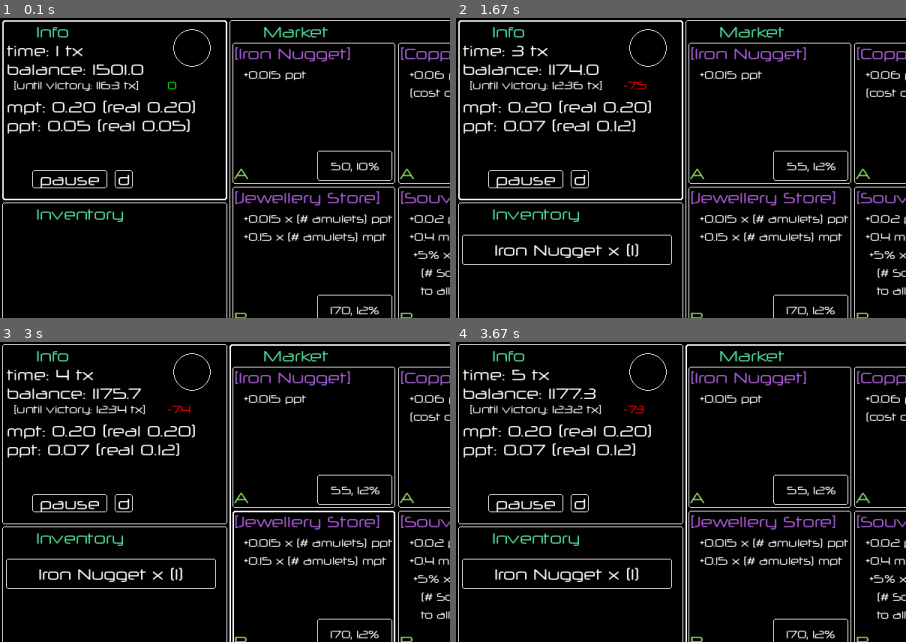
Above: before the commit, frames 1-4 (two rows, left to right).
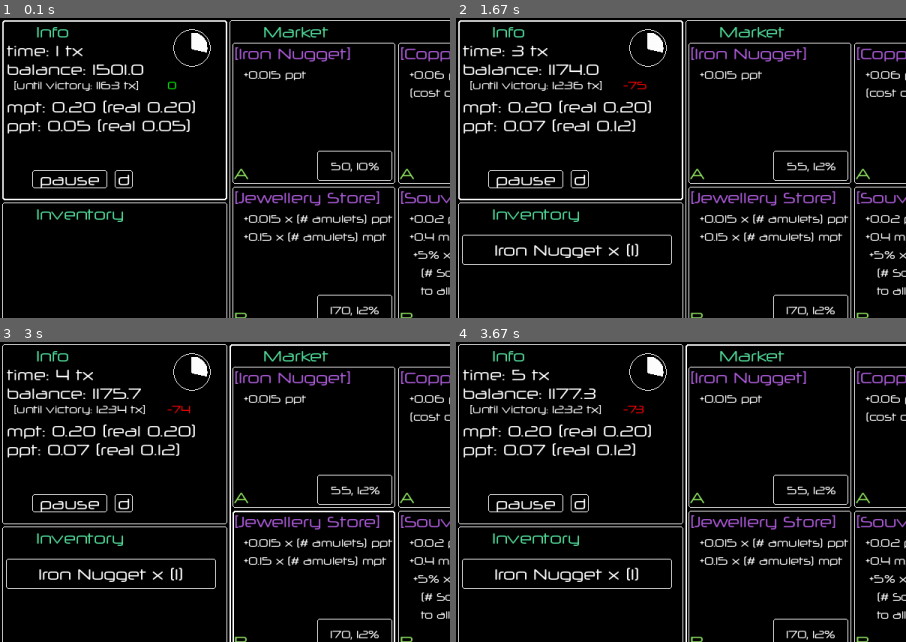
Above: after the commit, the same moments.

Repository: rayannott/economygame
Game: pygame game, started from main.py
The game is run twice, just before and just after one commit, with the same random seed, the same clock (stepped at 60 frames per second) and the same inputs.
Inputs (mouse positions are % of the whole screen's width and height, from its top left):
- Up to frame 1 (0.1 s): no input
- Up to frame 2 (1.67 s): click "50, 10%" at 0.38 s; click (60, 72) at 0.72 s; click (19, 35) at 1.05 s; click (24, 13) at 1.38 s
- Up to frame 3 (3 s): click (52, 16) at 1.72 s; click (45, 76) at 2.05 s; click (47, 33) at 2.38 s; click (36, 29) at 2.72 s
- Up to frame 4 (3.67 s): click (76, 41) at 3.05 s; click (81, 48) at 3.38 s
The pictures show only the part of the screen within x 0-50%, y 0-50%; the shares and areas given below are measured in that part.

The runs differ from the first frame. In frame 1, 0.2% of the frame differs, in the area x 42-47%, y 5-12%; in frame 2, 0.2%; in frame 3, 0.2%; in frame 4, 0.2%.

Commit message:
added circular progress bar

Diff:
--- a/game.py
+++ b/game.py
@@ -6,7 +6,7 @@
 from pygame.gfxdraw import filled_polygon
 
 from base_objects import Cost, ShopCell, ShopItemType
-from gui.gui_circle import DummyCircle
+from gui.gui_circle import DummyCircle, ProgressCircle
 from player import Player
 from gui.gui_rect import Button, Label, Notification, ProgressBar, Panel
 from gui.gui_utils import BLACK, CP1, EFFECTS_PANEL_SIZE, FONT_NORM, FRAMERATE, GREEN, INFO_PANEL_SIZE, INVENTORY_PANEL_SIZE, RED, SHOP_PANEL_SIZE, WHITE, WINDOW_SIZE, FONT_HUGE, FONT_SMALL, CP0, INV_BTN_SLOT_SIZE, random_point
@@ -14,7 +14,7 @@
 import shop_items as si
 from shop_items import create_shop
 from utils import BONUS_AMOUNT, BONUS_EVERY, GOAL_BALANCE, SELL_ITEM_ORIGINAL_PRICE_PORTION, TICK
-from sfx_tools import play_sfx
+from sfx_tools import play_sfx, DEFAULT_SFX_VOLUME, set_sfx_volume
 
 
 def fill_arc(screen, center, radius, theta0, theta1, color, ndiv=50):
@@ -76,6 +76,10 @@
             'debug_btn',
             Button((150, 200), (24, 24), self.surface, 'd', 'debug button', parent=self.info_panel)
         )
+        self.info_panel.populate_one(
+            'volume',
+            ProgressCircle((256, 40), 25, self.surface, progress=0.3, text='', hoverhint='change volume', parent=self.info_panel)
+        )
 
         self.inventory_panel = Panel((3, INFO_PANEL_SIZE[1] + 6), INVENTORY_PANEL_SIZE, self.surface, 'inv')
         self.inventory_panel.add_labels([
@@ -96,8 +100,6 @@
         self.shop_panel.populate_many(
             create_panels_from_shop(self.shop, self.surface, self.shop_panel) # type: ignore
         )
-
-        self.dummy_circle = DummyCircle((256, 40), 25, self.surface, 'ok hello')
 
     def update(self):
         '''Updates the brains of the game (back)'''
@@ -129,8 +131,6 @@
         self.info_panel.labels[6].set_text(f'ppt: {self.player.ppt:.2f} (real {self.player.real_ppt:.2f})')
 
         self.info_panel.update(current_mouse_pos)
-
-        self.dummy_circle.update(current_mouse_pos)
 
         # shop panel:
         for key, shop_panel_item in self.shop_panel.gui_objects.items():
@@ -225,7 +225,14 @@
             for event in pygame.event.get():
                 if event.type == pygame.QUIT:
                     self.is_running = False
-                elif event.type == pygame.MOUSEBUTTONDOWN and event.button == 1:
+                elif event.type == pygame.MOUSEBUTTONDOWN:
+                    if event.button in {4, 5}:
+                        play_sfx('scroll_short_click')
+                        if self.info_panel.gui_objects['volume'].clicked():
+                            delta = 0.05 if pygame.key.get_mods() & pygame.KMOD_LCTRL else 0.01
+                            self.info_panel.gui_objects['volume'].change_progress(delta if event.button == 4 else -delta) # type: ignore
+                            set_sfx_volume(self.info_panel.gui_objects['volume'].progress) # type: ignore
+                        continue
                     play_sfx('click')
                     if self.info_panel.clicked():
                         if self.info_panel.gui_objects['pause_btn'].clicked():
@@ -243,6 +250,9 @@
                             print('DEB - effect flags:', self.player.effect_flags)
                             print('DEB - real mpt, ppt:', self.player.real_mpt, self.player.real_ppt)
                             print('DEB - effect duration boost:', self.player.effect_duration_boost)
+                        elif self.info_panel.gui_objects['volume'].clicked():
+                            print(f'volume reset to {DEFAULT_SFX_VOLUME}')
+                            self.info_panel.gui_objects['volume'].set_progress(DEFAULT_SFX_VOLUME) # type: ignore
                     elif self.shop_panel.clicked():
                         what_clicked = self.shop_panel.object_clicked()
                         if what_clicked:
--- a/gui/gui_circle.py
+++ b/gui/gui_circle.py
@@ -3,12 +3,13 @@
 '''
 
 from abc import ABC, abstractmethod
+import math
 from typing import Optional
 
 import pygame
 
 from gui.gui_rect import Label, Panel
-from gui.gui_utils import FONT_SMALL, WHITE, WINDOW_SIZE
+from gui.gui_utils import FONT_NORM, FONT_SMALL, WHITE, WINDOW_SIZE
 
 
 class GUICircle(ABC):
@@ -17,14 +18,18 @@
             center: tuple[float, float],
             radius: float,
             surface: pygame.Surface,
+            text: str = '',
             hoverhint: str = '',
+            text_font: pygame.font.Font = FONT_NORM,
             parent: Optional[Panel] = None
         ) -> None:
         super().__init__()
         self.center = center
         self.radius = radius
         self.surface = surface
+        self.text = text
         self.hoverhint = hoverhint
+        self.text_font = text_font
         self.parent = parent
         self.active = True
         self.visible = True
@@ -33,6 +38,7 @@
 
         self.color_frame = WHITE
 
+        self.text_label = Label(self.text, self.surface, self.text_font, WHITE, center=self.center)
         self.hint_label = Label(self.hoverhint, self.surface, FONT_SMALL, WHITE, bottomleft=(3, WINDOW_SIZE[1] - 3))
 
     def set_visible(self, set_to: bool) -> None:
@@ -43,6 +49,9 @@
 
     def set_frame_color(self, set_to: str):
         self.color_frame = set_to
+
+    def set_text(self, set_to: str) -> None:
+        self.text_label.set_text(set_to)
 
     def clicked(self) -> bool:
         return self.active and self.hovering
@@ -58,11 +67,12 @@
         if self.hoverhint and self.hovering:
             self.hint_label.update()
         self.draw()
+        self.text_label.update()
 
 
 class DummyCircle(GUICircle):
-    def __init__(self, center: tuple[float, float], radius: float, surface: pygame.Surface, hoverhint: str = '', parent: Panel | None = None) -> None:
-        super().__init__(center, radius, surface, hoverhint, parent)
+    def __init__(self, center: tuple[float, float], radius: float, surface: pygame.Surface, text: str = '', hoverhint: str = '', text_font: pygame.font.Font = FONT_NORM, parent: Panel | None = None) -> None:
+        super().__init__(center, radius, surface, text, hoverhint, text_font, parent)
 
     def draw(self) -> None:
         return super().draw()
@@ -72,4 +82,37 @@
 
 
 class ProgressCircle(GUICircle):
-    pass
+    def __init__(self,
+                center: tuple[float, float],
+                radius: float, surface: pygame.Surface,
+                progress: float = 0.3,
+                text: str = '', hoverhint: str = '',
+                text_font: pygame.font.Font = FONT_NORM,
+                parent: Panel | None = None
+        ) -> None:
+        super().__init__(center, radius, surface, text, hoverhint, text_font, parent)
+        self.progress = progress
+        self.RESOLUTION = 100
+        self.k = int(self.progress * self.RESOLUTION)
+
+    def draw(self) -> None:
+        for i in range(self.k):
+            theta = 2 * math.pi * i / self.RESOLUTION - math.pi * 0.5
+            pygame.draw.line(
+                self.surface, WHITE, self.center,
+                (self.center[0] + self.radius * math.cos(theta) * 0.8, self.center[1] + self.radius * math.sin(theta) * 0.8),
+                width=3
+            )
+        return super().draw()
+
+    def update(self, current_mouse_pos: tuple[int, int]):
+        self.k = int(self.progress * self.RESOLUTION)
+        return super().update(current_mouse_pos)
+
+    def set_progress(self, set_to: float) -> None:
+        if set_to <= 1.009:
+            self.progress = set_to
+
+    def change_progress(self, delta: float) -> None:
+        if 0 <= self.progress + delta <= 1.009:
+            self.progress += delta
--- a/gui/gui_rect.py
+++ b/gui/gui_rect.py
@@ -2,7 +2,7 @@
 All rectangular gui objects
 '''
 from abc import ABC, abstractmethod
-from typing import Union
+from typing import Any, Union
 
 import pygame
 
@@ -117,7 +117,7 @@
                 topleft: tuple[float, float],
                 size: tuple[float, float],
                 surface: pygame.Surface,
-                progress: float = 0,
+                progress: float = 0.,
                 display_progress: bool = True,
                 text: str = '',
                 hoverhint: str = '',
@@ -158,10 +158,10 @@
     def __init__(self, topleft: tuple[float, float], size: tuple[float, float],
                 surface: pygame.Surface, hoverhint: str = '', parent = None) -> None:
         super().__init__(topleft, size, surface, '', hoverhint, parent=parent)
-        self.gui_objects: dict[str, Union[Button, ProgressBar, Panel]] = {} # interactive objects like buttons
+        self.gui_objects: dict[str, Union[GUIRect, Any]] = {} # interactive objects like buttons
         self.labels: list[Label] = []
 
-    def populate_one(self, label: str, gui_object: Union[Button, ProgressBar, 'Panel']) -> None:
+    def populate_one(self, label: str, gui_object: Union[GUIRect, Any]) -> None:
         gui_object.depth += self.depth
         gui_object.hint_label.rect.centerx = gui_object.hint_label.rect.centerx + 150 * gui_object.depth
         self.gui_objects[label] = gui_object
--- a/main.py
+++ b/main.py
@@ -1,10 +1,10 @@
 import pygame
 
 from game import Game
-
+from sfx_tools import set_sfx_volume, DEFAULT_SFX_VOLUME
 
 pygame.init()
-
+set_sfx_volume(DEFAULT_SFX_VOLUME)
 
 if __name__ == '__main__':
     game = Game()
--- a/sfx_tools.py
+++ b/sfx_tools.py
@@ -4,6 +4,10 @@
 
 
 mixer.init()
+
+
+DEFAULT_SFX_VOLUME = 0.3
+
 
 SFX_DIR = pathlib.Path('sfx')
 SFX_FILES = SFX_DIR.iterdir()
Not shown, added: sfx/scroll_short_click.wav
